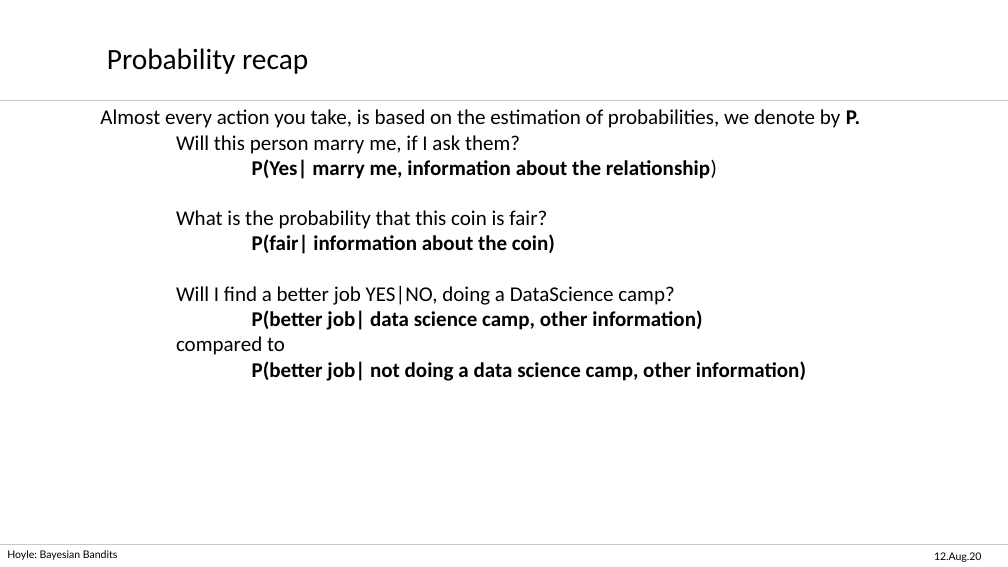
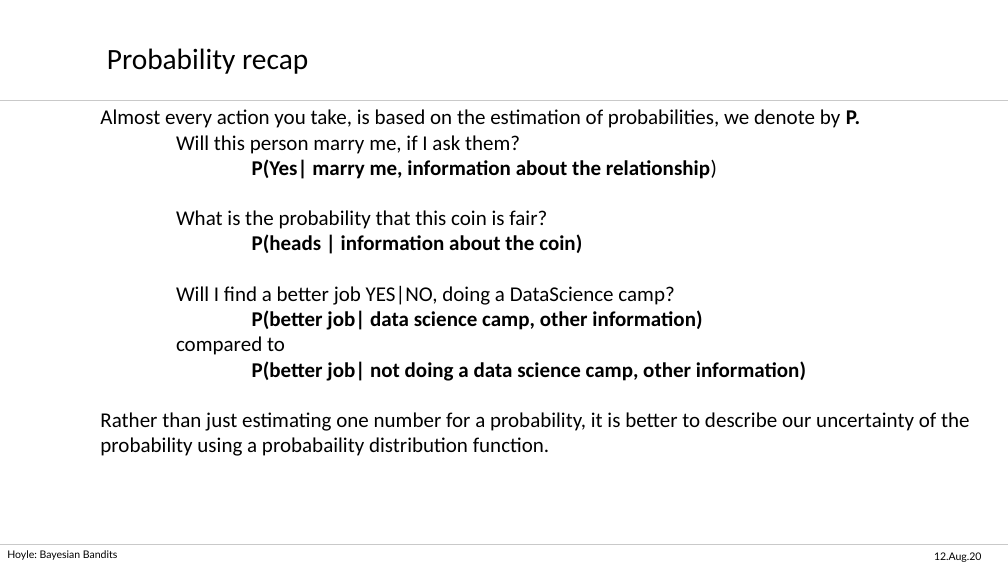
Before and after one commit to hoyleb/bayesian_bandit_demo, a slide deck: slide 7 of talk/Bayesian_Bandit_Ben_Hoyle.pptx. Drawn at 1008x567 pixels with LibreOffice and Linux fonts; fonts in the diff are those of the drawing; background and template pictures are left out. Boxes give left, top, right and bottom in pixels: in the first picture for what was removed or moved away, otherwise in the second. Text is boxed around its words. In the diff, an @@ line names an element or a change of style, - is before the commit and + after.

```diff
--- a/talk/Bayesian_Bandit_Ben_Hoyle.pptx
+++ b/talk/Bayesian_Bandit_Ben_Hoyle.pptx
@@ text at (252, 234, 582, 253): text changed @@
-P(fair| information about the coin)
+P(heads | information about the coin)
@@ text at (100, 412, 970, 456): paragraph added @@
+Rather than just estimating one number for a probability, it is better to describe our uncertainty of the probability using a probabaility distribution function.
```
Also in this commit, not shown: 9 other slides changed, 3 slides added, 1 other file.
